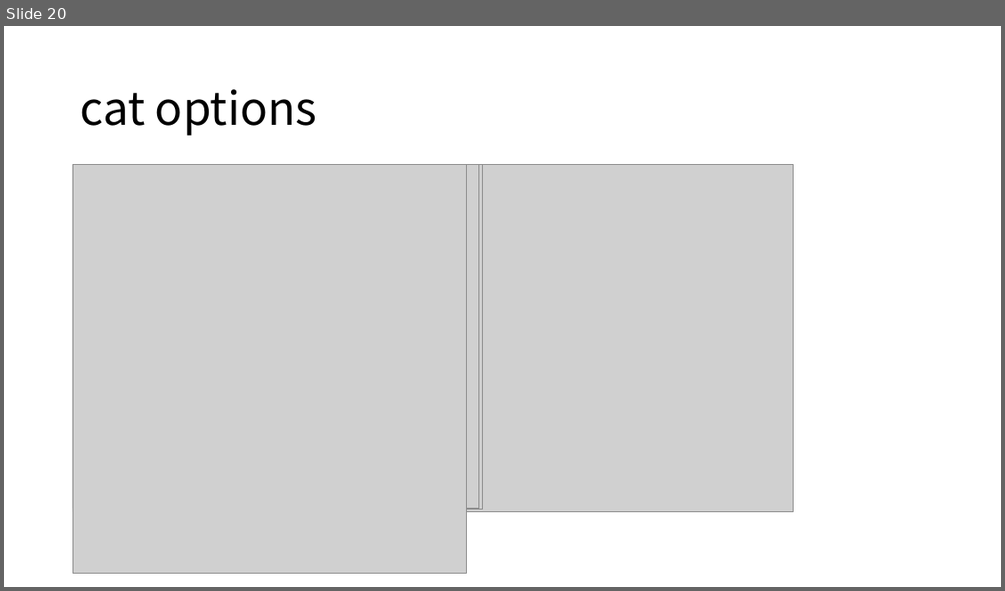
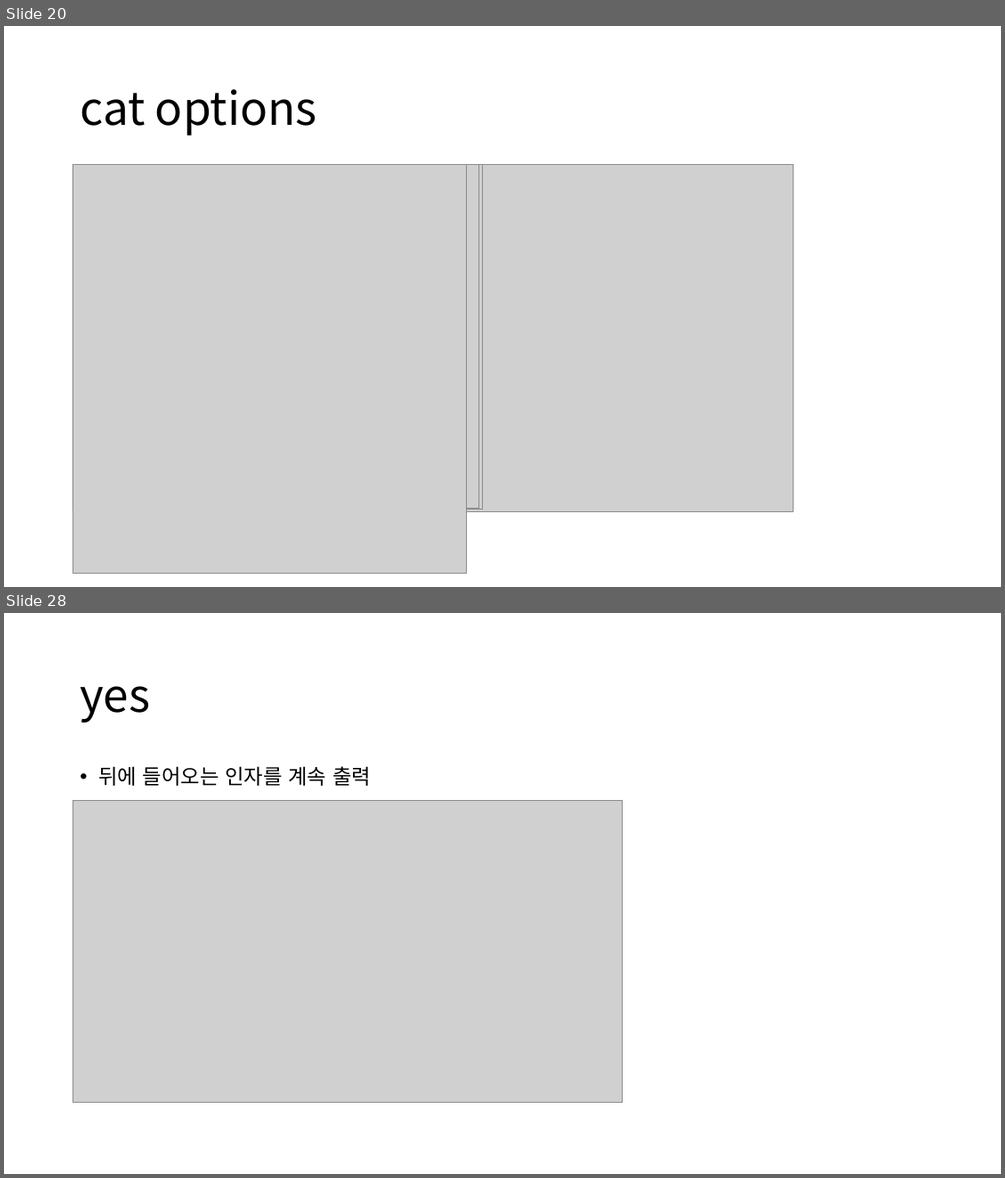
Before and after one commit to alscjf1329/SysP_3-1, a slide deck: Sys_final/SysP 기말.pptx. Shown one above the other, each under a label of ours: slide 20 before the commit, slides 20 and 28 after it; the slides between them are not shown. The pictures are 1005x591 and 1005x1178 pixels, drawn with LibreOffice and Linux fonts; fonts in the diff are those of the drawing; grey boxes stand for pictures. Boxes give left, top, right and bottom in pixels: in the first picture for what was removed or moved away, otherwise in the second. Text is boxed around its words. In the diff, an @@ line names an element or a change of style, - is before the commit and + after.

```diff
--- a/Sys_final/SysP 기말.pptx
+++ b/Sys_final/SysP 기말.pptx
@@ slide 28 added at (4, 613, 1001, 1174), background #FFFFFF @@
@@ title added at (80, 686, 150, 722), 44 pt, text #000000 @@
+yes
@@ text added at (98, 766, 371, 786), 20 pt, text #000000 @@
+• 뒤에 들어오는 인자를 계속 출력
@@ picture added at (73, 801, 623, 1102) @@
```
Also in this commit, not shown: 3 slides changed, 20 other slides added, 6 other files.
